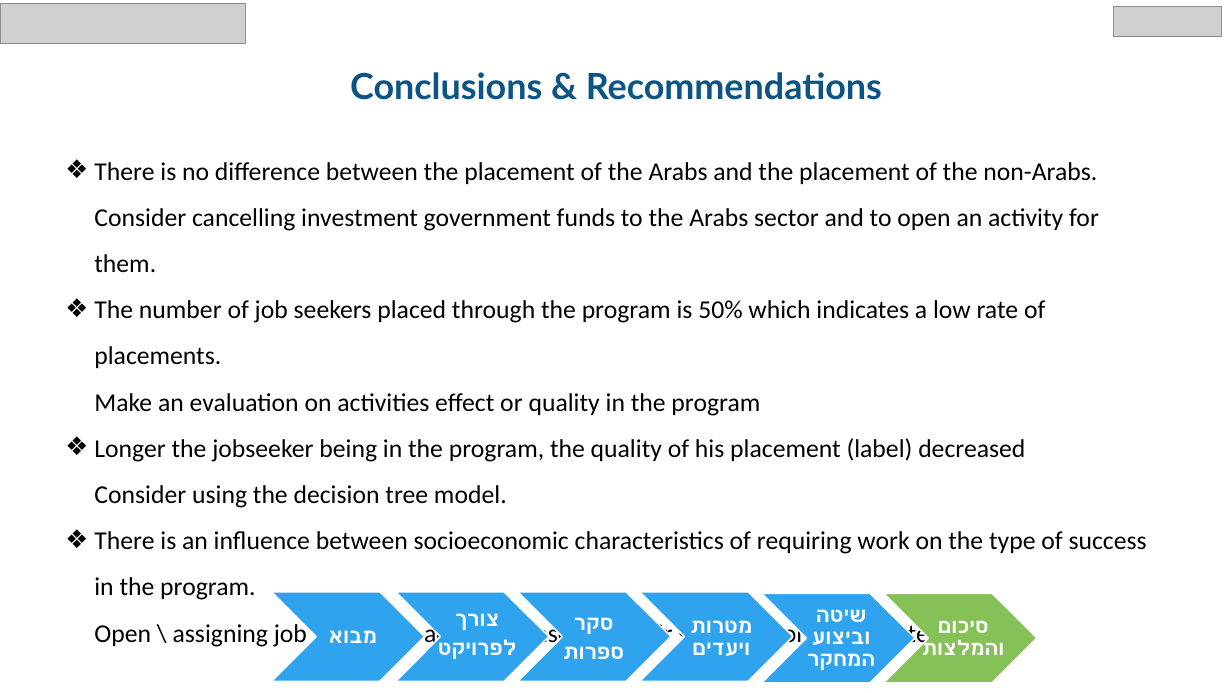
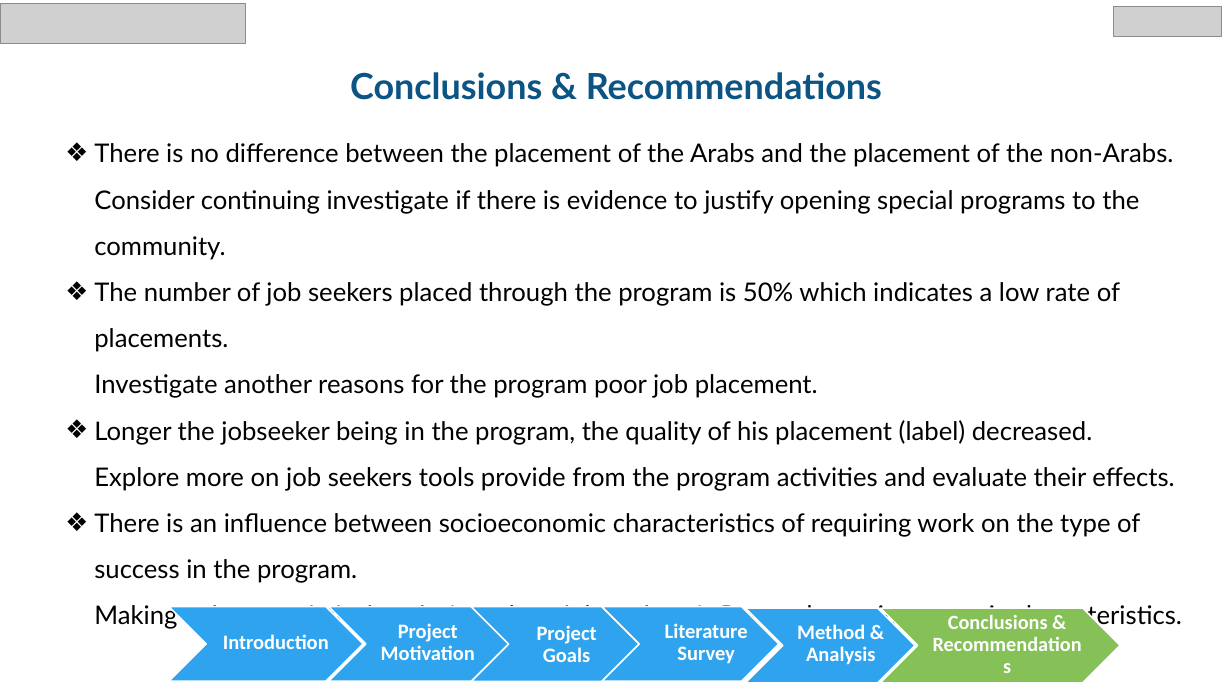
Before and after one commit to chen890/Final-Research-Project---IES, a slide deck: slide 28 of English Final Project.pptx (slide 29 before the commit). Drawn at 1232x693 pixels with LibreOffice and Linux fonts; fonts in the diff are those of the drawing; grey boxes stand for pictures; background and template pictures are left out. Boxes give left, top, right and bottom in pixels: in the first picture for what was removed or moved away, otherwise in the second. Text is boxed around its words. In the diff, an @@ line names an element or a change of style, - is before the commit and + after.

Commit message:
Powerpoint update + Poster upload

```diff
--- a/English Final Project.pptx
+++ b/English Final Project.pptx
@@ text at box(94, 143, 1182, 630): text changed; font Calibri to Lato @@
-❖ There is no difference between the placement of the Arabs and the placement of the non-Arabs.
-  Consider cancelling investment government funds to the Arabs sector and to open an activity for them.
-❖ The number of job seekers placed through the program is 50% which indicates a low rate of placements.
-  Make an evaluation on activities effect or quality in the program
-❖ Longer the jobseeker being in the program, the quality of his placement (label) decreased
-  Consider using the decision tree model.
-❖ There is an influence between socioeconomic characteristics of requiring work on the type of success in the program.
-  Open \ assigning job seekers to activities based on their socioeconomic characteristic.
+❖ There is no difference between the placement of the Arabs and the placement of the non-Arabs.
+  Consider continuing investigate if there is evidence to justify opening special programs to the community.
+❖ The number of job seekers placed through the program is 50% which indicates a low rate of placements.
+  Investigate another reasons for the program poor job placement.
+❖ Longer the jobseeker being in the program, the quality of his placement (label) decreased.
+  Explore more on job seekers tools provide from the program activities and evaluate their effects.
+❖ There is an influence between socioeconomic characteristics of requiring work on the type of success in the program.
+  Making a deep statistical analysis on how job seekers influence by socioeconomic characteristics.
@@ chevron: place and size @@
-chevron at box(272, 592, 425, 681)
+chevron at box(169, 606, 363, 681)
@@ chevron: place and size @@
-chevron at box(396, 592, 549, 681)
+chevron at box(328, 606, 508, 681)
@@ text added at box(381, 623, 475, 660), 16 pt, text #FFFFFF, bold @@
+Project Motivation
@@ text removed at box(438, 613, 517, 659) @@
-צורך
-לפרויקט
@@ chevron: place and size @@
-chevron at box(518, 592, 671, 681)
+chevron at box(471, 607, 640, 682)
@@ text added at box(537, 625, 597, 662), 16 pt, text #FFFFFF, bold @@
+Project Goals
@@ text removed at box(563, 617, 624, 659) @@
-סקר
-ספרות
@@ chevron: place and size @@
-chevron at box(640, 592, 793, 681)
+chevron at box(602, 606, 779, 681)
@@ text added at box(665, 623, 748, 664), 16 pt, text #FFFFFF, bold @@
+Literature Survey
@@ text removed at box(690, 620, 752, 656) @@
-מטרות ויעדים
@@ chevron: place and size @@
-chevron at box(762, 593, 915, 683)
+chevron at box(746, 608, 916, 683)
@@ text added at box(797, 624, 875, 665), 16 pt, text #FFFFFF, bold @@
+Method & Analysis
@@ text removed at box(807, 609, 875, 670) @@
-שיטה וביצוע המחקר
@@ chevron: place and size @@
-chevron at box(884, 593, 1037, 683)
+chevron at box(881, 608, 1121, 683)
@@ text removed at box(922, 621, 1005, 655) @@
-סיכום והמלצות
@@ text added at box(948, 615, 1048, 629), 15.8 pt, text #FFFFFF, bold @@
+Conclusions & Recommendations
@@ text at box(223, 634, 329, 649): text changed @@
-מבוא
+Introduction
```
Also in this commit, not shown: 31 other slides changed, 1 slide added, 2 slides removed, 1 other file.
